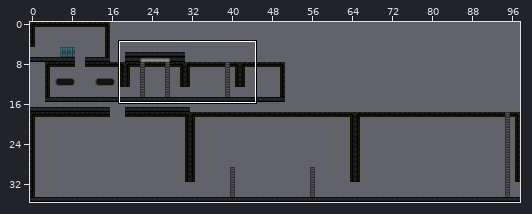
Two versions of a level (Tiled map, data/maps/level1.tmx). Above: a wide view before the commit, with the close-up outlined.
Close-up. Before the commit:
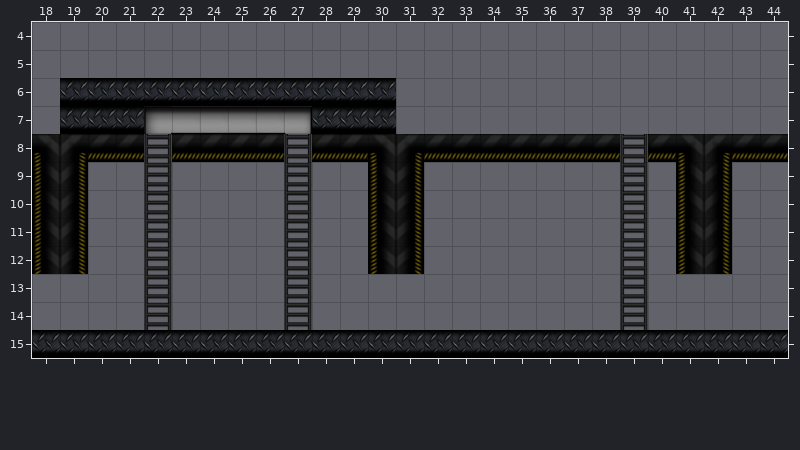
Cells are 80x80 px. Shown: x 18..44, y 4..15. The commit also changed other parts of the map, which this record leaves out.
The same view after the edit:
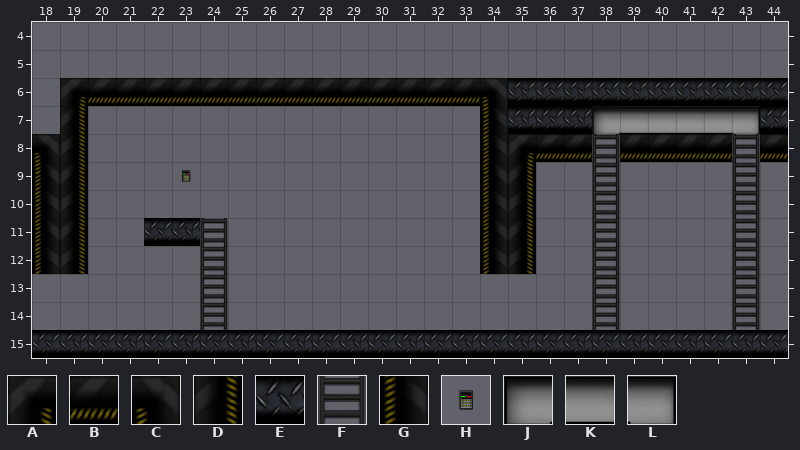
Key: from "TileSheet": A 0, B 1, C 3, D 20, E 21, F 22, G 23, H 65; from "ventilation shaft": J 0, K 1, L 2.
_ is an empty cell, . an unchanged one.
See-through tiles are keyed as they look on the map.
The exact change:
--- layer "Level"
@@ x 19..44 @@
- 6 EEEEEEEEEEEE______________
- 7 EEEJKKKKLEEE...___________
- 8 ABBFBBBBFBBCABBBB..BF.CAB.
- 9 ...F_...F..GD..__.._F.GD_.
-10 ...F....F..GD..__.._F.GD_.
-11 ...F__..F..GD..__.._F.GD_.
-12 ...F._..F..GD..__.._F.GD_.
-13 ...F._..F.........._F..._.
-14 ...F._..F.........._F..._.
+ 6 ABBBBBBBBBBBBBBCEEEEEEEEEE
+ 7 D___________...GEEEJKKKKLE
+ 8 D______________GA..FB.BBF.
+ 9 ..._H..._..__..GD..F_.__F.
+10 ..._...._..__..GD..F_.__F.
+11 ...EEF.._..__..GD..F_.__F.
+12 ..._.F.._..__..GD..F_.__F.
+13 ..._.F.._..........F_...F.
+14 ..._.F.._..........F_...F.
Where, in picture pixels (left, top, right, bottom), the same in both close-ups:
changed: (60, 78, 788, 330)
